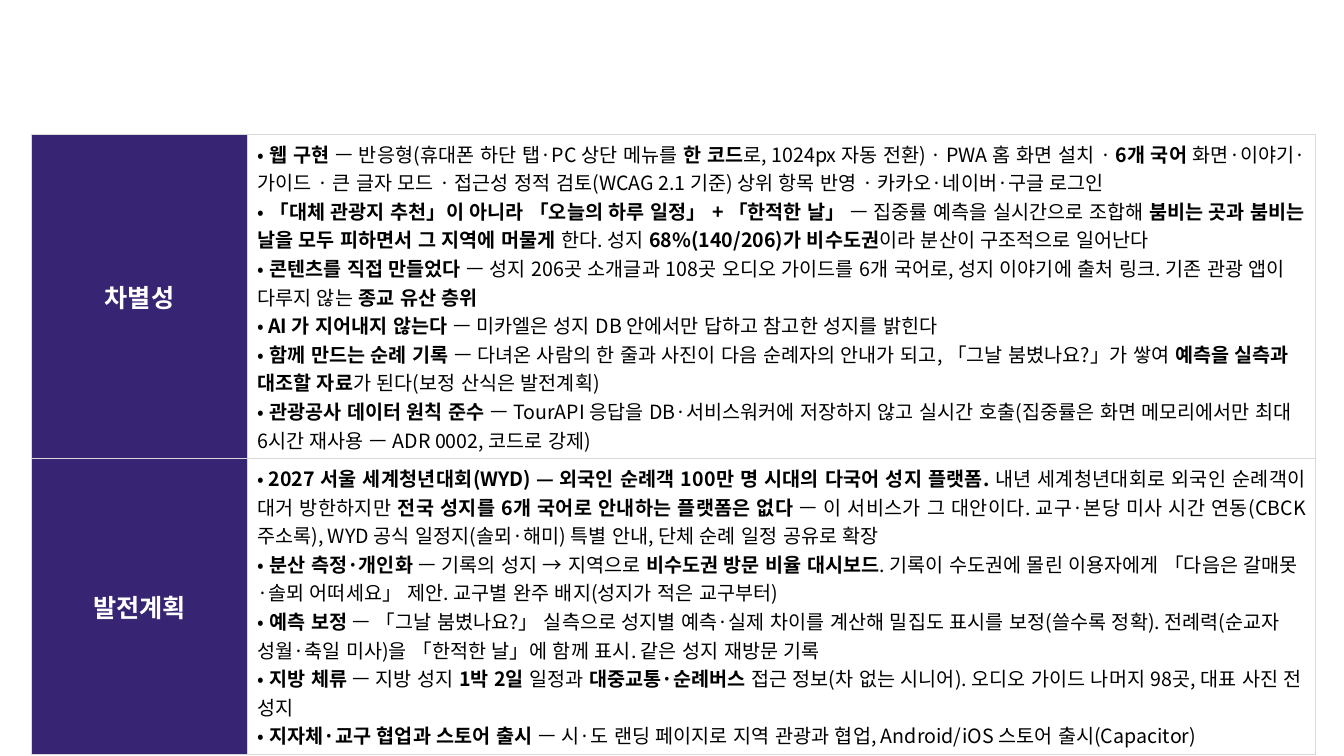
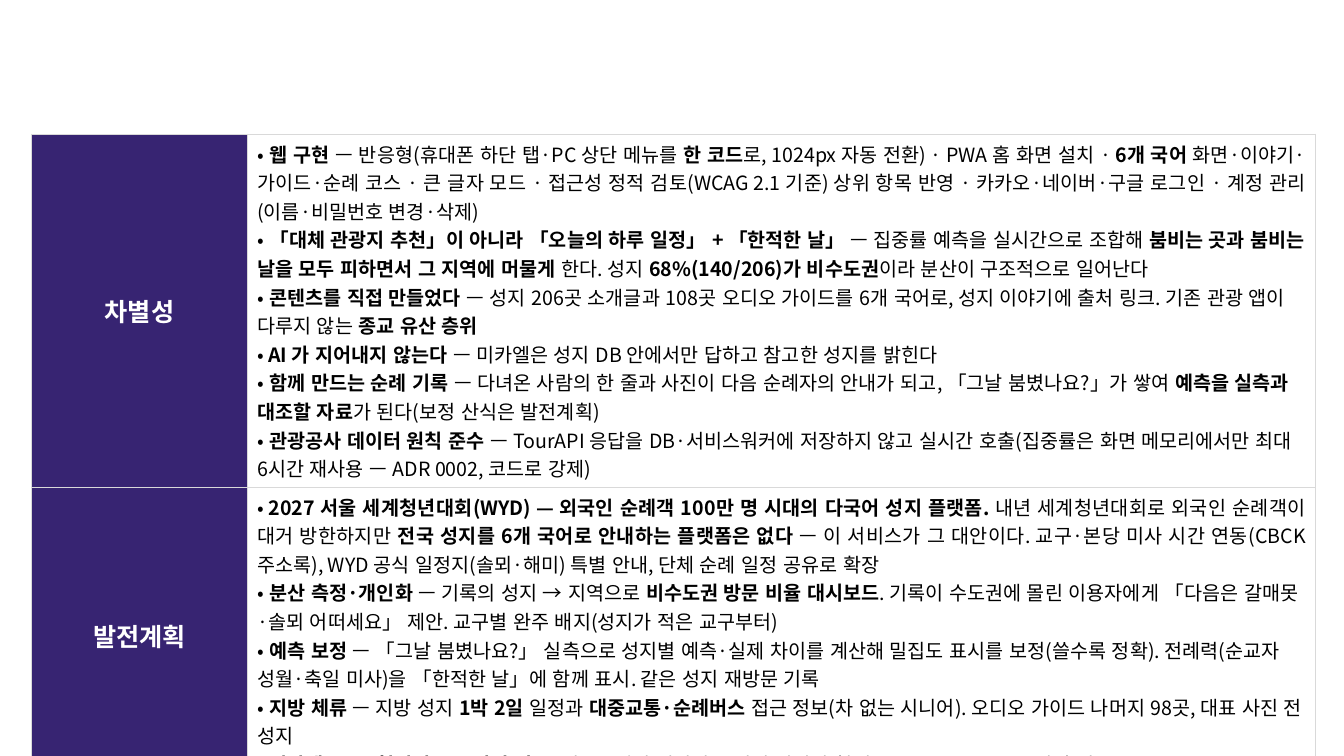
Before and after one commit to linkcontent7-huisun/visitholykorea, a slide deck: slide 12 of docs/10-product/공모전/원본-공모전제출/기능설명서_2026-09-21.pptx. Drawn at 1344x756 pixels with LibreOffice and Linux fonts; fonts in the diff are those of the drawing; background and template pictures are left out. Boxes give left, top, right and bottom in pixels: in the first picture for what was removed or moved away, otherwise in the second. Text is boxed around its words. In the diff, an @@ line names an element or a change of style, - is before the commit and + after.

```diff
--- a/docs/10-product/공모전/원본-공모전제출/기능설명서_2026-09-21.pptx
+++ b/docs/10-product/공모전/원본-공모전제출/기능설명서_2026-09-21.pptx
@@ table at [31,134,1316,749] @@
-row 1, column 2: • 웹 구현 — 반응형(휴대폰 하단 탭·PC 상단 메뉴를 한 코드로, 1024px 자동 전환) · PWA 홈 화면 설치 · 6개 국어 화면·이야기·가이드 · 큰 글자 모드 · 접근성 정적 검토(WCAG 2.1 기준) 상위 항목 반영 · 카카오·네이버·구글 로그인 / • 「대체 관광지 추천」이 아니라 「오늘의 하루 일정」 + 「한적한 날」 — 집중률 예측을 실시간으로 조합해 붐비는 곳과 붐비는 날을 모두 피하면서 그 지역에 머물게 한다. 성지 68%(140/206)가 비수도권이라 분산이 구조적으로 일어난다 / • 콘텐츠를 직접 만들었다 — 성지 206곳 소개글과 108곳 오디오 가이드를 6개 국어로, 성지 이야기에 출처 링크. 기존 관광 앱이 다루지 않는 종교 유산 층위 / • AI 가 지어내지 않는다 — 미카엘은 성지 DB 안에서만 답하고 참고한 성지를 밝힌다 / • 함께 만드는 순례 기록 — 다녀온 사람의 한 줄과 사진이 다음 순례자의 안내가 되고, 「그날 붐볐나요?」가 쌓여 예측을 실측과 대조할 자료가 된다(보정 산식은 발전계획) / • 관광공사 데이터 원칙 준수 — TourAPI 응답을 DB·서비스워커에 저장하지 않고 실시간 호출(집중률은 화면 메모리에서만 최대 6시간 재사용 — ADR 0002, 코드로 강제)
+row 1, column 2: • 웹 구현 — 반응형(휴대폰 하단 탭·PC 상단 메뉴를 한 코드로, 1024px 자동 전환) · PWA 홈 화면 설치 · 6개 국어 화면·이야기·가이드·순례 코스 · 큰 글자 모드 · 접근성 정적 검토(WCAG 2.1 기준) 상위 항목 반영 · 카카오·네이버·구글 로그인 · 계정 관리(이름·비밀번호 변경·삭제) / • 「대체 관광지 추천」이 아니라 「오늘의 하루 일정」 + 「한적한 날」 — 집중률 예측을 실시간으로 조합해 붐비는 곳과 붐비는 날을 모두 피하면서 그 지역에 머물게 한다. 성지 68%(140/206)가 비수도권이라 분산이 구조적으로 일어난다 / • 콘텐츠를 직접 만들었다 — 성지 206곳 소개글과 108곳 오디오 가이드를 6개 국어로, 성지 이야기에 출처 링크. 기존 관광 앱이 다루지 않는 종교 유산 층위 / • AI 가 지어내지 않는다 — 미카엘은 성지 DB 안에서만 답하고 참고한 성지를 밝힌다 / • 함께 만드는 순례 기록 — 다녀온 사람의 한 줄과 사진이 다음 순례자의 안내가 되고, 「그날 붐볐나요?」가 쌓여 예측을 실측과 대조할 자료가 된다(보정 산식은 발전계획) / • 관광공사 데이터 원칙 준수 — TourAPI 응답을 DB·서비스워커에 저장하지 않고 실시간 호출(집중률은 화면 메모리에서만 최대 6시간 재사용 — ADR 0002, 코드로 강제)
```
Also in this commit, not shown: 1 other slide changed, 2 other files.
